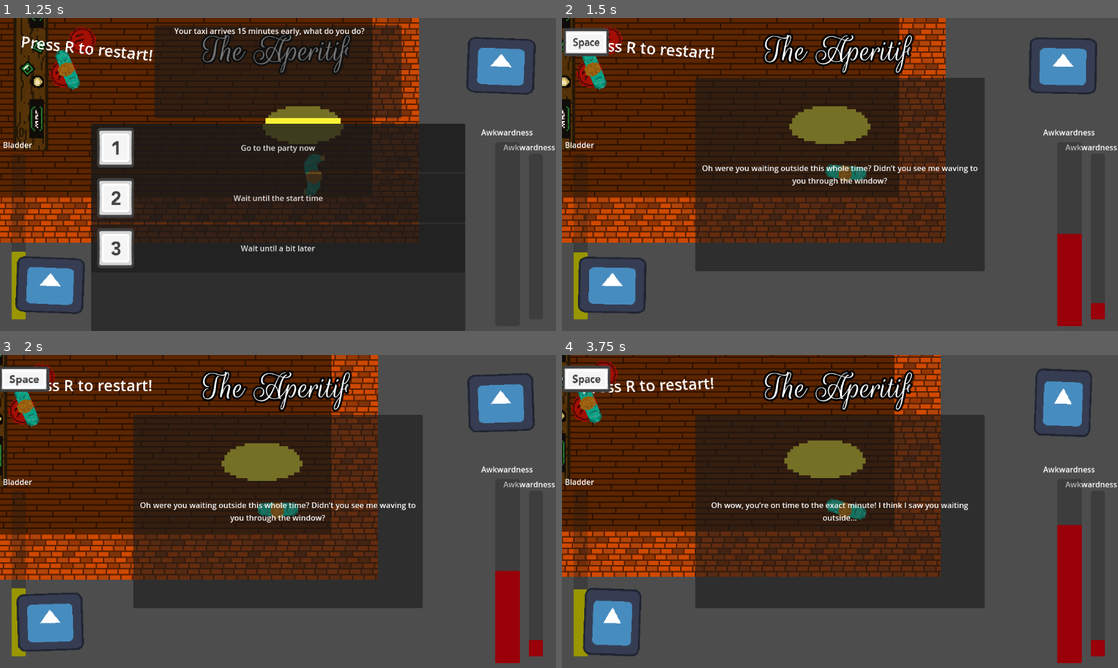
Above: before the commit, frames 1-4 (two rows, left to right).
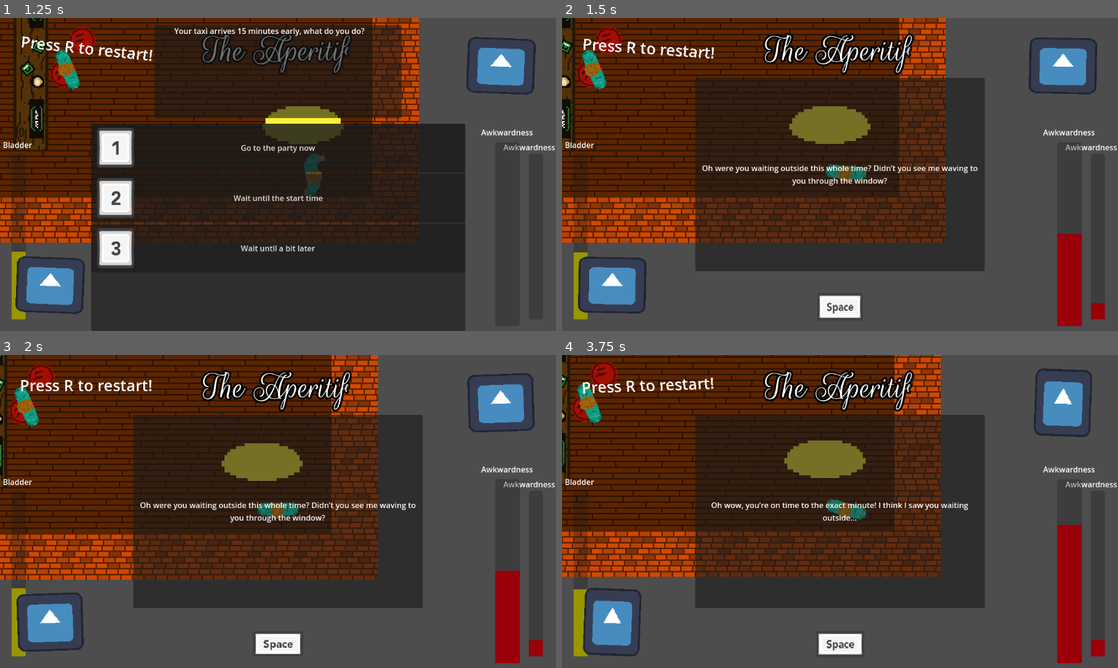
Above: after the commit, the same moments.

Repository: Jibby-Games/PizzaJam11
Game: Godot game, scene res://menu/intro.tscn
The game is run twice, just before and just after one commit, with the same random seed, the same clock (stepped at 60 frames per second) and the same inputs. The engine's default icon, where the game draws it, is replaced by a stand-in: a white triangle on a blue panel in a dark square.
Inputs (mouse positions are in pixels of both pictures, inside the frame that each line leads up to):
- Up to frame 1 (1.25 s): tap Enter (ui_accept) at 0.5 s; move the mouse to (400, 158) at 0.52 s; hold D (right) from 0.53 s (still down); hold Enter (ui_accept) from 0.53 s (still down)
- Up to frame 2 (1.5 s): release D (right) at 1.25 s; release Enter (ui_accept) at 1.25 s; click "Wait until a bit later" at 1.25 s
- Up to frame 3 (2 s): no input
- Up to frame 4 (3.75 s): tap R (restart) at 2, 2.75 s; move the mouse to (728, 527) at 2.02 s; hold S (down) 2.03-2.78 s; click (728, 527) at 2.1 s; tap Enter (ui_accept) at 2.27, 2.3, 2.57 s; move the mouse to (895, 442) at 2.77 s; hold D (right) 2.78-3.5 s; hold Enter (ui_accept) 2.78-3.5 s; click "Wait until the start time" at 3.5 s

Frame 1 is identical in both runs. In frame 2, 1.2% of the frame differs, in the area x 0-54%, y 3-96%; in frame 3, 1.2%; in frame 4, 1.2%.

Commit message:
feat(events): add shortcut keys for choices

Diff:
--- a/ui/awkward_event_system.tscn
+++ b/ui/awkward_event_system.tscn
@@ -6,6 +6,30 @@
 [ext_resource type="PackedScene" uid="uid://cxjf6gxc1r7ay" path="res://ui/person_portait.tscn" id="3_m0wkn"]
 [ext_resource type="PackedScene" uid="uid://djhxxe3l7jouo" path="res://ui/input_prompt.tscn" id="3_m2sxk"]
 [ext_resource type="Texture2D" uid="uid://c28st88ofekt7" path="res://ui/input_icons/Keyboard & Mouse/Light/3_Key_Light.png" id="4_3i4ei"]
+
+[sub_resource type="InputEventKey" id="InputEventKey_xwlfb"]
+device = -1
+keycode = 49
+unicode = 49
+
+[sub_resource type="Shortcut" id="Shortcut_xnhmu"]
+events = [SubResource("InputEventKey_xwlfb")]
+
+[sub_resource type="InputEventKey" id="InputEventKey_xpqui"]
+device = -1
+keycode = 50
+unicode = 50
+
+[sub_resource type="Shortcut" id="Shortcut_ku5rx"]
+events = [SubResource("InputEventKey_xpqui")]
+
+[sub_resource type="InputEventKey" id="InputEventKey_b853u"]
+device = -1
+keycode = 51
+unicode = 51
+
+[sub_resource type="Shortcut" id="Shortcut_8pypk"]
+events = [SubResource("InputEventKey_b853u")]
 
 [sub_resource type="SystemFont" id="SystemFont_307fv"]
 subpixel_positioning = 0
@@ -80,6 +104,7 @@
 unique_name_in_owner = true
 custom_minimum_size = Vector2(100, 100)
 layout_mode = 2
+shortcut = SubResource("Shortcut_xnhmu")
 text = "Choice 1"
 
 [node name="InputPrompt" parent="ChoiceScreen/DialogueChoices/VBoxContainer/ChoiceButton1" instance=ExtResource("3_m2sxk")]
@@ -101,6 +126,7 @@
 unique_name_in_owner = true
 custom_minimum_size = Vector2(100, 100)
 layout_mode = 2
+shortcut = SubResource("Shortcut_ku5rx")
 text = "Choice 2"
 
 [node name="InputPrompt" parent="ChoiceScreen/DialogueChoices/VBoxContainer/ChoiceButton2" instance=ExtResource("3_m2sxk")]
@@ -122,6 +148,7 @@
 unique_name_in_owner = true
 custom_minimum_size = Vector2(100, 100)
 layout_mode = 2
+shortcut = SubResource("Shortcut_8pypk")
 text = "Choice 3"
 
 [node name="InputPrompt" parent="ChoiceScreen/DialogueChoices/VBoxContainer/ChoiceButton3" instance=ExtResource("3_m2sxk")]
@@ -235,8 +262,9 @@
 autowrap_mode = 3
 
 [node name="InputPrompt" parent="ResponseScreen" instance=ExtResource("3_m2sxk")]
-layout_mode = 0
-anchors_preset = 0
+layout_mode = 1
+offset_top = -100.0
+offset_bottom = 0.0
 
 [connection signal="pressed" from="ChoiceScreen/DialogueChoices/VBoxContainer/ChoiceButton1" to="." method="_on_choice_button_1_pressed"]
 [connection signal="pressed" from="ChoiceScreen/DialogueChoices/VBoxContainer/ChoiceButton2" to="." method="_on_choice_button_2_pressed"]
--- a/ui/dialogue_system.gd
+++ b/ui/dialogue_system.gd
@@ -2,7 +2,7 @@
 
 var current_event: AwkwardScenarioData
 var awkwardness_level := 0
-var wait_for_input := false
+var wait_for_accept := false
 
 func load_event(event_data: AwkwardScenarioData) -> void:
 	assert(event_data)
@@ -16,9 +16,9 @@
 	$ResponseScreen.hide()
 
 func _input(event: InputEvent) -> void:
-	if wait_for_input and event.is_action_pressed("ui_accept"):
+	if wait_for_accept and event.is_action_pressed("ui_accept"):
 		self.hide()
-		wait_for_input = false
+		wait_for_accept = false
 
 func _on_choice_button_1_pressed() -> void:
 	show_response(current_event.response1)
@@ -36,7 +36,7 @@
 	%ResponseLabel.text = value
 	$ChoiceScreen.hide()
 	$ResponseScreen.show()
-	wait_for_input = true
+	wait_for_accept = true
 
 
 func add_awkwardness(value: int) -> void:
Not shown: 1 places in ui/awkward_event_system.tscn that only renumber resources
